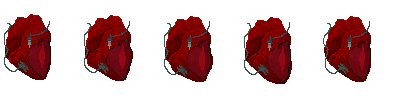
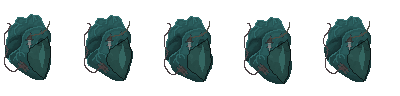
Layered file, before and after one edit (400x96). Changes by layer:
pixels changed over [4, 14, 371, 84] (layer not identified)
